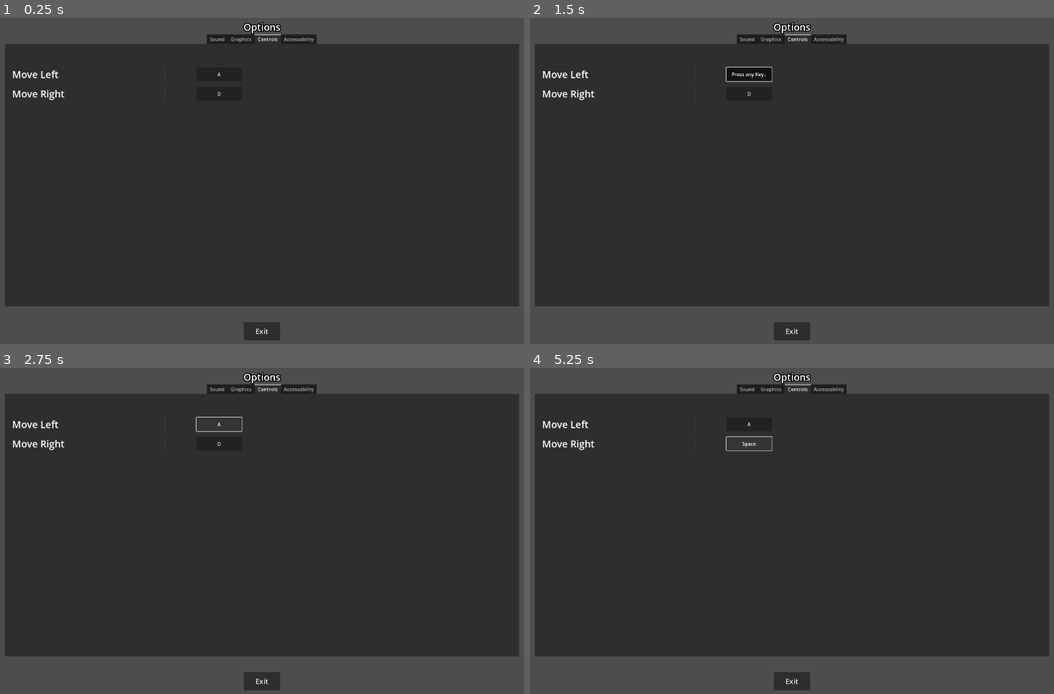
Above: before the commit, frames 1-4 (two rows, left to right).
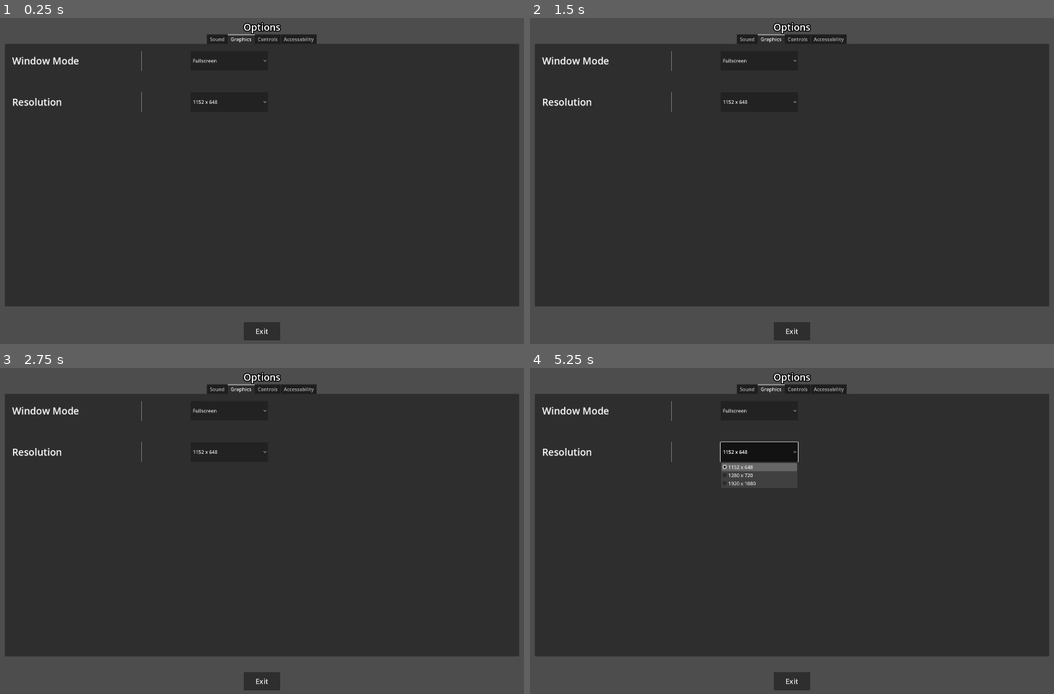
Above: after the commit, the same moments.

Repository: Netizen-Sys10/repel-the-night
Game: Godot game, scene res://MainMenu/OptionsMenu/options_menu.tscn
Two runs of this game, one before a commit and one after it. Both use one fixed random seed, a clock stepped at 60 frames per second and the inputs below. This scene is started directly instead of the project's main scene.
Inputs (mouse positions are in pixels of both pictures, inside the frame that each line leads up to):
- Up to frame 1 (0.25 s): no input
- Up to frame 2 (1.5 s): click (760, 102) at 0.5 s, where only the run after the commit has a clickable "1152 x 648"; click (750, 73) at 1.25 s, where only the run before the commit has a clickable "A"
- Up to frame 3 (2.75 s): click (220, 423) at 2 s, where only the run before the commit has a clickable "Press any Key.."
- Up to frame 4 (5.25 s): click (750, 442) at 2.75 s, where only the run before the commit has a clickable "D"; tap Enter at 3.5 s; hold D (move_right) 3.53-4.25 s; click (750, 442) at 4.25 s, where only the run before the commit has a clickable "Enter"; tap Space at 5 s; hold A (move_left) from 5.03 s (still down)

The runs differ from the first frame. In frame 1, 0.7% of the frame differs, in the area x 2-54%, y 4-29%; in frame 2, 1.0%; in frame 3, 0.8%; in frame 4, 2.1%, in the area x 2-54%, y 4-37%.

Commit message:
Addes Graphics Menu

Diff:
--- a/MainMenu/OptionsMenu/hotkey_rebind_button.tscn
+++ b/MainMenu/OptionsMenu/Buttons/hotkey_rebind_button.tscn
@@ -1,6 +1,6 @@
 [gd_scene load_steps=2 format=3 uid="uid://n4nq2n6f3lir"]
 
-[ext_resource type="Script" path="res://MainMenu/OptionsMenu/hotkey_rebind_button.gd" id="1_lgriu"]
+[ext_resource type="Script" path="res://MainMenu/OptionsMenu/Buttons/hotkey_rebind_button.gd" id="1_lgriu"]
 
 [node name="Hotkey_Rebind_Button" type="Control" groups=["hotkey_button"]]
 layout_mode = 3
--- /dev/null
+++ b/MainMenu/OptionsMenu/Buttons/options_display_button.tscn
@@ -0,0 +1,29 @@
+[gd_scene format=3 uid="uid://cdaiaftakf5pi"]
+
+[node name="Options_Display_button" type="Control"]
+layout_mode = 3
+anchors_preset = 15
+anchor_right = 1.0
+anchor_bottom = 1.0
+grow_horizontal = 2
+grow_vertical = 2
+
+[node name="HBoxContainer" type="HBoxContainer" parent="."]
+layout_mode = 0
+offset_right = 40.0
+offset_bottom = 40.0
+theme_override_constants/separation = 160
+
+[node name="Label" type="Label" parent="HBoxContainer"]
+custom_minimum_size = Vector2(264, 0)
+layout_mode = 2
+theme_override_font_sizes/font_size = 32
+text = "Base_Label"
+vertical_alignment = 1
+
+[node name="VSeparator" type="VSeparator" parent="HBoxContainer"]
+layout_mode = 2
+
+[node name="OptionButton" type="OptionButton" parent="HBoxContainer"]
+custom_minimum_size = Vector2(256, 64)
+layout_mode = 2
--- /dev/null
+++ b/MainMenu/OptionsMenu/Buttons/resolution_display_button.gd
@@ -0,0 +1,23 @@
+extends Control
+
+@onready var option_button = $HBoxContainer/OptionButton as OptionButton
+
+const RESOLUTION_DICTIONARY : Dictionary = {
+	"1152 x 648" : Vector2i(1152, 648),
+	"1280 x 720" : Vector2i(1280, 720),
+	"1920 x 1080" : Vector2i(1920, 1080)
+}
+
+# Called when the node enters the scene tree for the first time.
+func _ready():
+	option_button.item_selected.connect(on_resolution_selected)
+	add_resolution_items()
+
+
+func add_resolution_items() -> void:
+	for resolution_size_text in RESOLUTION_DICTIONARY:
+		option_button.add_item(resolution_size_text)
+
+
+func on_resolution_selected(index : int) ->void:
+	DisplayServer.window_set_size(RESOLUTION_DICTIONARY.values()[index])
--- /dev/null
+++ b/MainMenu/OptionsMenu/Buttons/resolution_display_button.tscn
@@ -0,0 +1,10 @@
+[gd_scene load_steps=3 format=3 uid="uid://d0nlfmh0xv0kb"]
+
+[ext_resource type="PackedScene" uid="uid://cdaiaftakf5pi" path="res://MainMenu/OptionsMenu/Buttons/options_display_button.tscn" id="1_kriy8"]
+[ext_resource type="Script" path="res://MainMenu/OptionsMenu/Buttons/resolution_display_button.gd" id="2_nklu8"]
+
+[node name="Resolution_Display_button" instance=ExtResource("1_kriy8")]
+script = ExtResource("2_nklu8")
+
+[node name="Label" parent="HBoxContainer" index="0"]
+text = "Resolution"
--- /dev/null
+++ b/MainMenu/OptionsMenu/Buttons/window_mode_button.gd
@@ -0,0 +1,36 @@
+extends Control
+
+@onready var option_button = $HBoxContainer/OptionButton as OptionButton
+
+const WINDOW_MODE_ARRAY : Array[String] = [
+	"Fullscreen",
+	"Window Mode",
+	"Boderless Window",
+	"Borderless Fullscreen"
+]
+
+
+# Called when the node enters the scene tree for the first time.
+func _ready():
+	add_window_mode_items()
+	option_button.item_selected.connect(on_window_mode_selected)
+
+
+func add_window_mode_items() -> void:
+	for window_mode in WINDOW_MODE_ARRAY:
+		option_button.add_item(window_mode)
+
+func on_window_mode_selected(index : int) -> void:
+	match index:
+		0: #Fullscreen
+			DisplayServer.window_set_mode(DisplayServer.WINDOW_MODE_FULLSCREEN)
+			DisplayServer.window_set_flag(DisplayServer.WINDOW_FLAG_BORDERLESS, false)
+		1: #Window Mode
+			DisplayServer.window_set_mode(DisplayServer.WINDOW_MODE_WINDOWED)
+			DisplayServer.window_set_flag(DisplayServer.WINDOW_FLAG_BORDERLESS, false)
+		2: #Borderless Window
+			DisplayServer.window_set_mode(DisplayServer.WINDOW_MODE_WINDOWED)
+			DisplayServer.window_set_flag(DisplayServer.WINDOW_FLAG_BORDERLESS, true)
+		3: #Borderless Fullscreen
+			DisplayServer.window_set_mode(DisplayServer.WINDOW_MODE_FULLSCREEN)
+			DisplayServer.window_set_flag(DisplayServer.WINDOW_FLAG_BORDERLESS, true)
--- /dev/null
+++ b/MainMenu/OptionsMenu/Buttons/window_mode_button.tscn
@@ -0,0 +1,10 @@
+[gd_scene load_steps=3 format=3 uid="uid://d3iy7ux7w51up"]
+
+[ext_resource type="PackedScene" uid="uid://cdaiaftakf5pi" path="res://MainMenu/OptionsMenu/Buttons/options_display_button.tscn" id="1_f0o5t"]
+[ext_resource type="Script" path="res://MainMenu/OptionsMenu/Buttons/window_mode_button.gd" id="2_qppc5"]
+
+[node name="Window_mode_button" instance=ExtResource("1_f0o5t")]
+script = ExtResource("2_qppc5")
+
+[node name="Label" parent="HBoxContainer" index="0"]
+text = "Window Mode"
--- a/MainMenu/OptionsMenu/options_display_button.tscn
+++ /dev/null
@@ -1,9 +0,0 @@
-[gd_scene format=3 uid="uid://cdaiaftakf5pi"]
-
-[node name="Options_Display_button" type="Control"]
-layout_mode = 3
-anchors_preset = 15
-anchor_right = 1.0
-anchor_bottom = 1.0
-grow_horizontal = 2
-grow_vertical = 2
--- a/MainMenu/OptionsMenu/settings_tab_container.tscn
+++ b/MainMenu/OptionsMenu/settings_tab_container.tscn
@@ -1,6 +1,10 @@
-[gd_scene load_steps=4 format=3 uid="uid://cv4imsp08kwco"]
+[gd_scene load_steps=7 format=3 uid="uid://cv4imsp08kwco"]
 
-[ext_resource type="PackedScene" uid="uid://n4nq2n6f3lir" path="res://MainMenu/OptionsMenu/hotkey_rebind_button.tscn" id="1_bx2pw"]
+[ext_resource type="PackedScene" uid="uid://n4nq2n6f3lir" path="res://MainMenu/OptionsMenu/Buttons/hotkey_rebind_button.tscn" id="1_bx2pw"]
+[ext_resource type="PackedScene" uid="uid://d3iy7ux7w51up" path="res://MainMenu/OptionsMenu/Buttons/window_mode_button.tscn" id="1_cqmde"]
+[ext_resource type="PackedScene" uid="uid://d0nlfmh0xv0kb" path="res://MainMenu/OptionsMenu/Buttons/resolution_display_button.tscn" id="2_fwd5x"]
+
+[sub_resource type="StyleBoxEmpty" id="StyleBoxEmpty_0vvrj"]
 
 [sub_resource type="StyleBoxEmpty" id="StyleBoxEmpty_fp6db"]
 
@@ -26,7 +30,7 @@
 grow_horizontal = 2
 grow_vertical = 2
 tab_alignment = 1
-current_tab = 2
+current_tab = 1
 
 [node name="Sound" type="TabBar" parent="TabContainer"]
 visible = false
@@ -67,7 +71,6 @@
 text = "Sound 4"
 
 [node name="Graphics" type="TabBar" parent="TabContainer"]
-visible = false
 layout_mode = 2
 metadata/_tab_index = 1
 
@@ -83,28 +86,25 @@
 theme_override_constants/margin_right = 24
 theme_override_constants/margin_bottom = 24
 
-[node name="VBoxContainer" type="VBoxContainer" parent="TabContainer/Graphics/MarginContainer"]
+[node name="ScrollContainer" type="ScrollContainer" parent="TabContainer/Graphics/MarginContainer"]
 layout_mode = 2
-theme_override_constants/separation = 64
-alignment = 1
 
-[node name="Label" type="Label" parent="TabContainer/Graphics/MarginContainer/VBoxContainer"]
+[node name="VBoxContainer" type="VBoxContainer" parent="TabContainer/Graphics/MarginContainer/ScrollContainer"]
 layout_mode = 2
-text = "123456"
 
-[node name="Label2" type="Label" parent="TabContainer/Graphics/MarginContainer/VBoxContainer"]
+[node name="Window_mode_button" parent="TabContainer/Graphics/MarginContainer/ScrollContainer/VBoxContainer" instance=ExtResource("1_cqmde")]
 layout_mode = 2
-text = "123456"
 
-[node name="Label3" type="Label" parent="TabContainer/Graphics/MarginContainer/VBoxContainer"]
+[node name="HSeparator" type="HSeparator" parent="TabContainer/Graphics/MarginContainer/ScrollContainer/VBoxContainer"]
 layout_mode = 2
-text = "123456"
+theme_override_constants/separation = 128
+theme_override_styles/separator = SubResource("StyleBoxEmpty_0vvrj")
 
-[node name="Label4" type="Label" parent="TabContainer/Graphics/MarginContainer/VBoxContainer"]
+[node name="Resolution_Display_button" parent="TabContainer/Graphics/MarginContainer/ScrollContainer/VBoxContainer" instance=ExtResource("2_fwd5x")]
 layout_mode = 2
-text = "123456"
 
 [node name="Controls" type="TabBar" parent="TabContainer"]
+visible = false
 layout_mode = 2
 metadata/_tab_index = 2
 
Renamed: MainMenu/OptionsMenu/hotkey_rebind_button.gd -> MainMenu/OptionsMenu/Buttons/hotkey_rebind_button.gd
